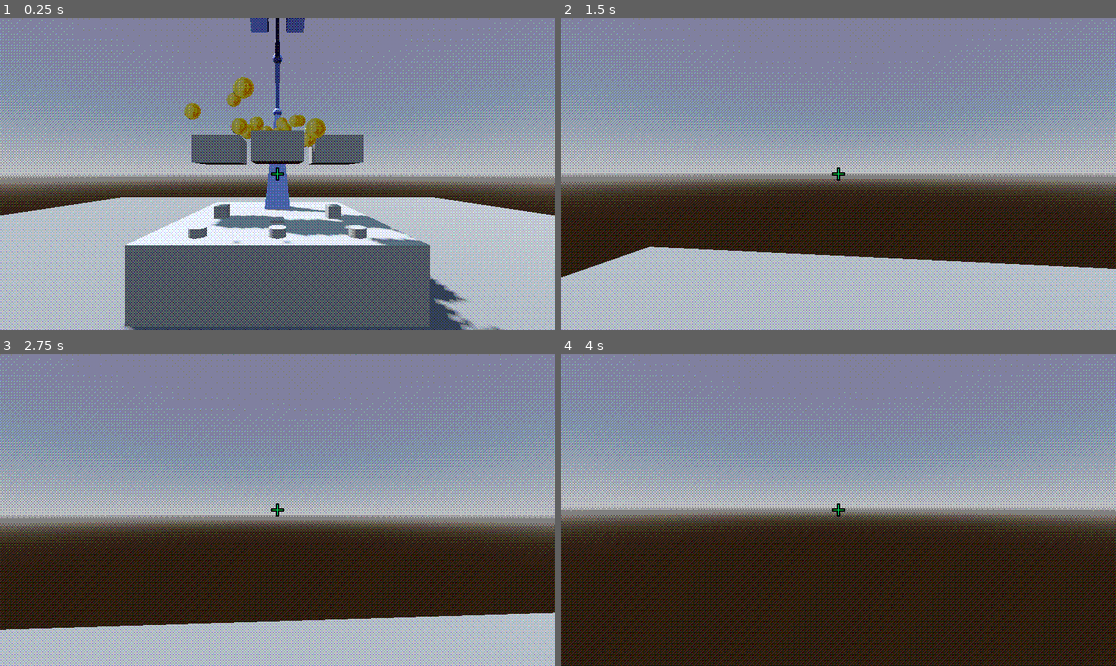
Above: before the commit, frames 1-4 (two rows, left to right).
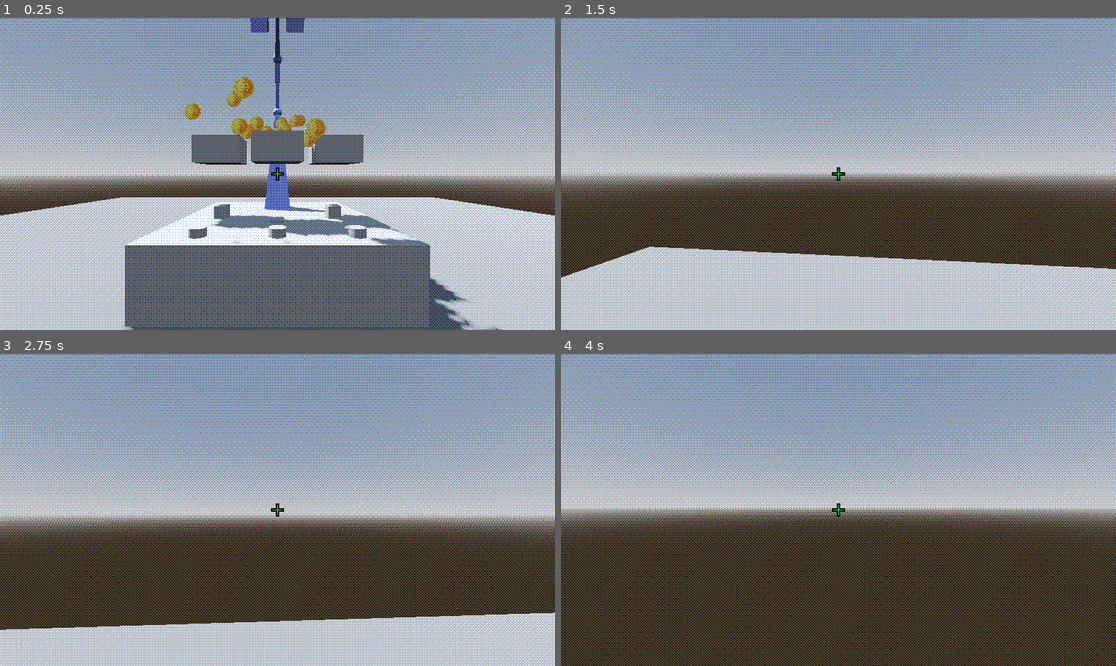
Above: after the commit, the same moments.

Repository: anniesanap/COMP-360-Group-2-Assignment-4
Game: Godot game, scene res://root.tscn
Same seed, same stepped clock (60 frames per second), same inputs: the game is played once before the commit and once after it.
Inputs (mouse positions are in pixels of both pictures, inside the frame that each line leads up to):
- Up to frame 1 (0.25 s): no input
- Up to frame 2 (1.5 s): move the mouse to (866, 174) at 0.52 s; hold E (interact) 0.53-1.28 s; hold W (move_forward) from 0.53 s (still down); tap Space (jump) at 0.77 s; move the mouse to (810, 174) at 1.27 s; tap E (interact) at 1.35 s
- Up to frame 3 (2.75 s): keep holding W (move_forward); tap Space (jump) at 1.52 s; move the mouse to (288, 503) at 2.02 s; hold E (interact) from 2.03 s (still down)
- Up to frame 4 (4 s): keep holding W (move_forward); move the mouse to (832, 516) at 2.77 s; release E (interact) at 2.78 s; tap E (interact) at 2.85 s; tap Space (jump) at 3.02, 3.77 s; tap Enter at 3.5 s; move the mouse to (877, 513) at 3.52 s; hold E (interact) from 3.53 s (still down)

The runs differ from the first frame. In frame 1, 28% of the frame differs, in the area x 0-100%, y 0-100%; in frame 2, 32%; in frame 3, 33%; in frame 4, 35%.

Commit message:
Adjust r value in dithering shader to make colours more accurate

Diff:
--- a/root.tscn
+++ b/root.tscn
@@ -568,7 +568,7 @@
 [sub_resource type="ShaderMaterial" id="ShaderMaterial_vr53m"]
 shader = ExtResource("7_x1o7q")
 shader_parameter/dither_texture_size = Vector2i(0, 0)
-shader_parameter/r = 0.4
+shader_parameter/r = 0.5
 shader_parameter/num_colours = Vector3(2, 2, 2)
 shader_parameter/dither_texture = ExtResource("8_x6vmd")
 
